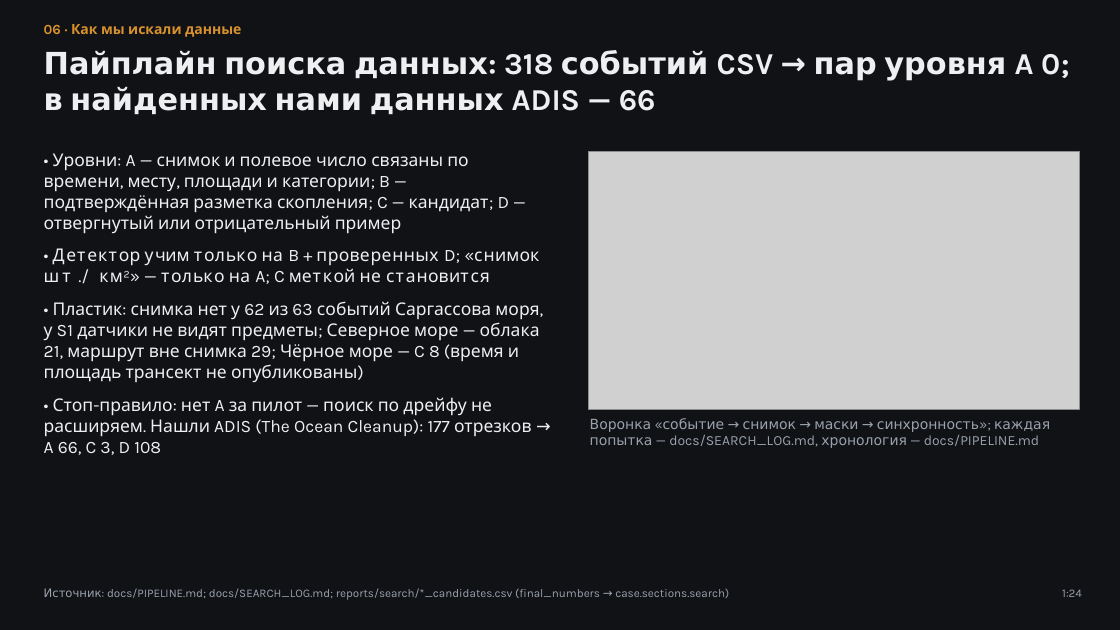
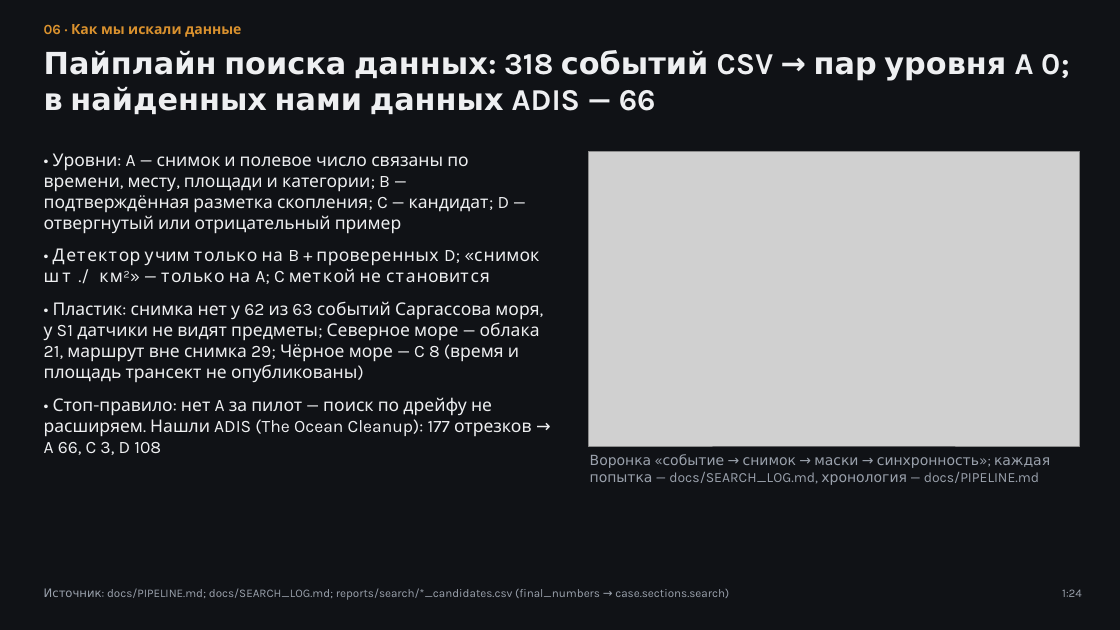
Before and after one commit to azama2t/final-cosmohack, a slide deck: slide 6 of reports/case_deck.pptx. Drawn at 1120x630 pixels with LibreOffice and Linux fonts; fonts in the diff are those of the drawing; grey boxes stand for pictures. Boxes give left, top, right and bottom in pixels: in the first picture for what was removed or moved away, otherwise in the second. Text is boxed around its words. In the diff, an @@ line names an element or a change of style, - is before the commit and + after.

Commit message:
docs(§11): воронка с уровнями A–D и веткой ADIS (единицы Cózar: 4 435 съёмок = тайл+дата / 4 472 продукта L1C), дека 14 слайдов + приложение, речь 4:40, PIPELINE §6, INDEX

```diff
--- a/reports/case_deck.pptx
+++ b/reports/case_deck.pptx
@@ picture: place and size @@
-picture at bbox=[588, 151, 1080, 409]
+picture at bbox=[588, 151, 1080, 446]
@@ text "Воронка «событие → снимок → ...": place and size @@
-text "Воронка «событие → снимок → ..." at bbox=[590, 418, 1050, 448]
+text "Воронка «событие → снимок → ..." at bbox=[590, 454, 1050, 485]
```
Also in this commit, not shown: 13 other slides changed, 25 other files.
